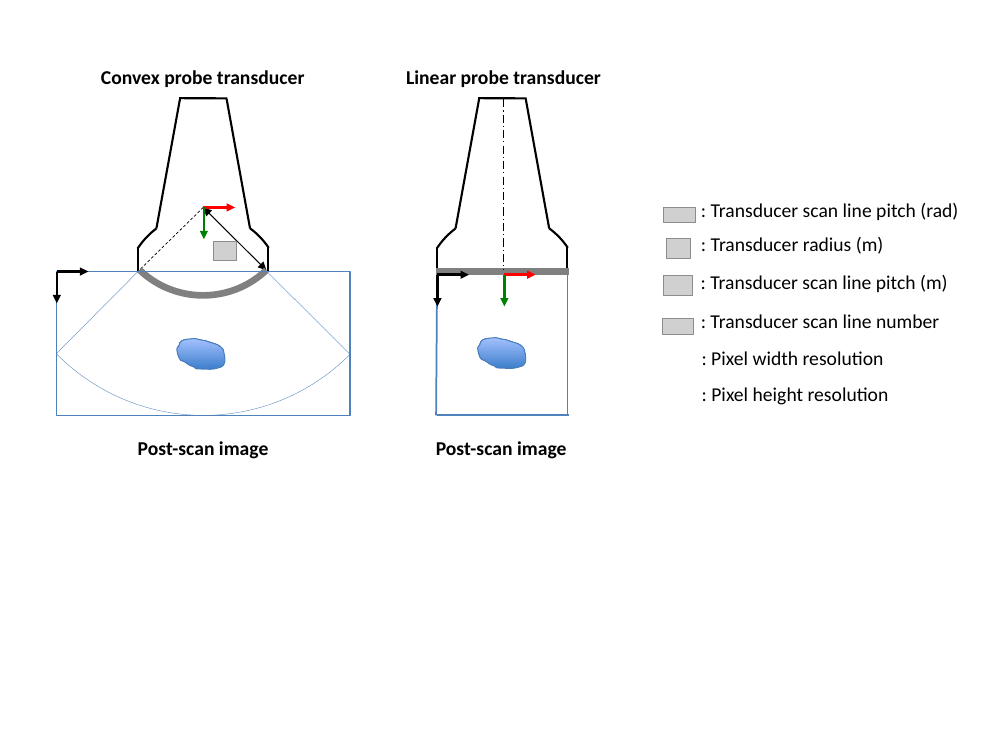
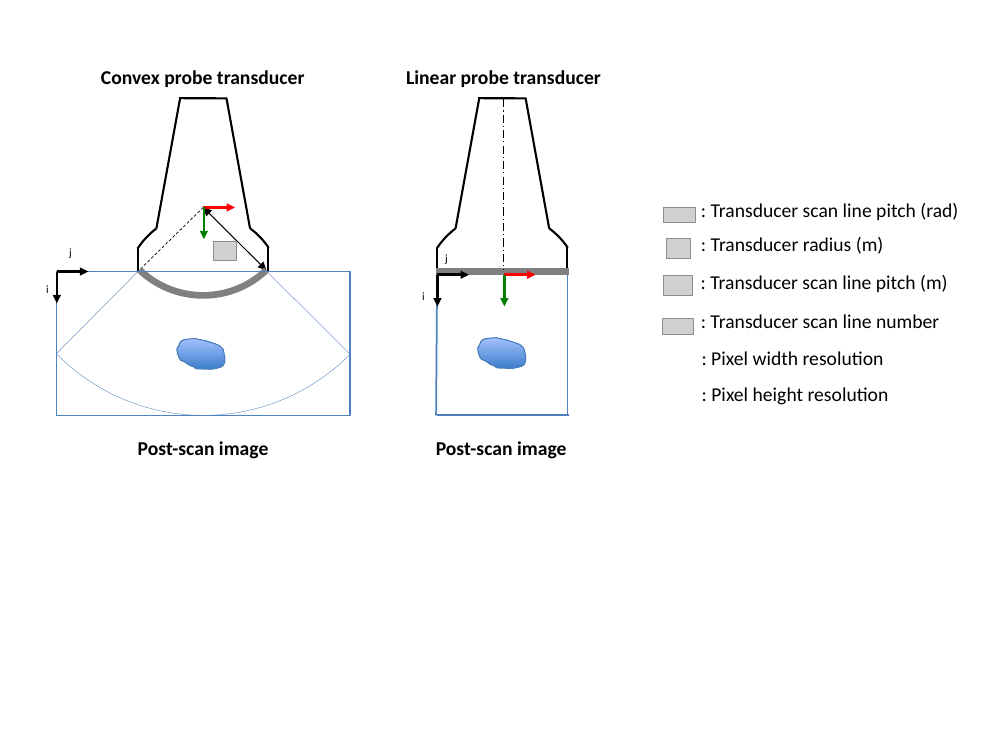
Before and after one commit to lagadic/ustk, a slide deck: slide 4 of doc/image/img-usProbeSettings.pptx. Drawn at 1008x756 pixels with LibreOffice and Linux fonts; fonts in the diff are those of the drawing; grey boxes stand for pictures; background and template pictures are left out. Boxes give left, top, right and bottom in pixels: in the first picture for what was removed or moved away, otherwise in the second. Text is boxed around its words. In the diff, an @@ line names an element or a change of style, - is before the commit and + after.

```diff
--- a/doc/image/img-usProbeSettings.pptx
+++ b/doc/image/img-usProbeSettings.pptx
@@ text added at [69, 248, 72, 258], 8 pt, text #000000 @@
+j
@@ text added at [445, 254, 448, 264], 8 pt, text #000000 @@
+j
@@ text added at [46, 285, 49, 293], 8 pt, text #000000 @@
+i
@@ text added at [422, 292, 425, 300], 8 pt, text #000000 @@
+i
```
Also in this commit, not shown: 1 other slide changed, 5 other files.
